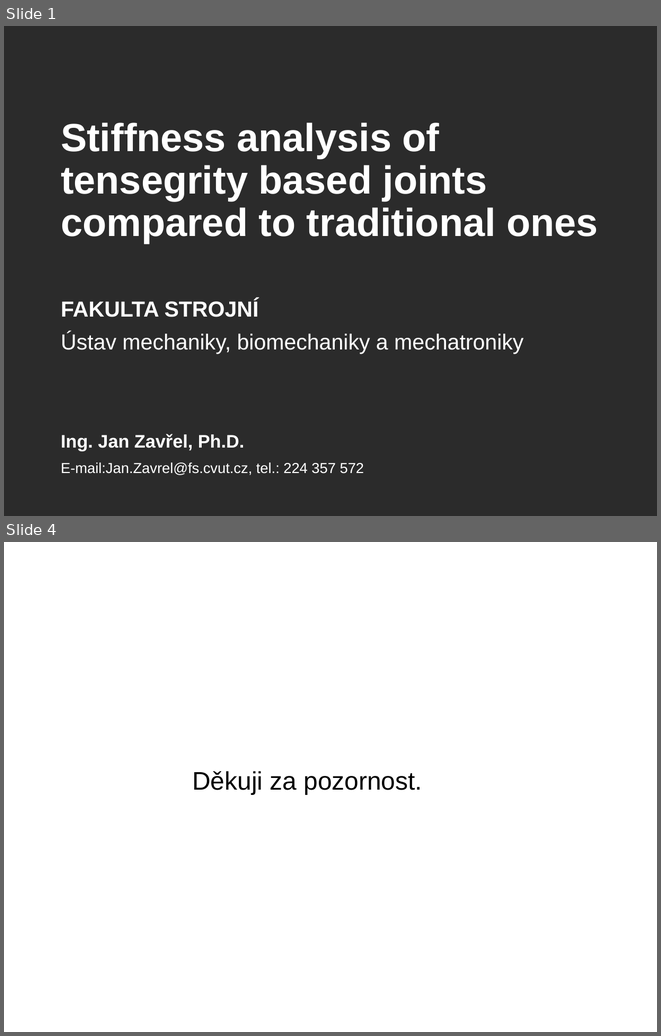
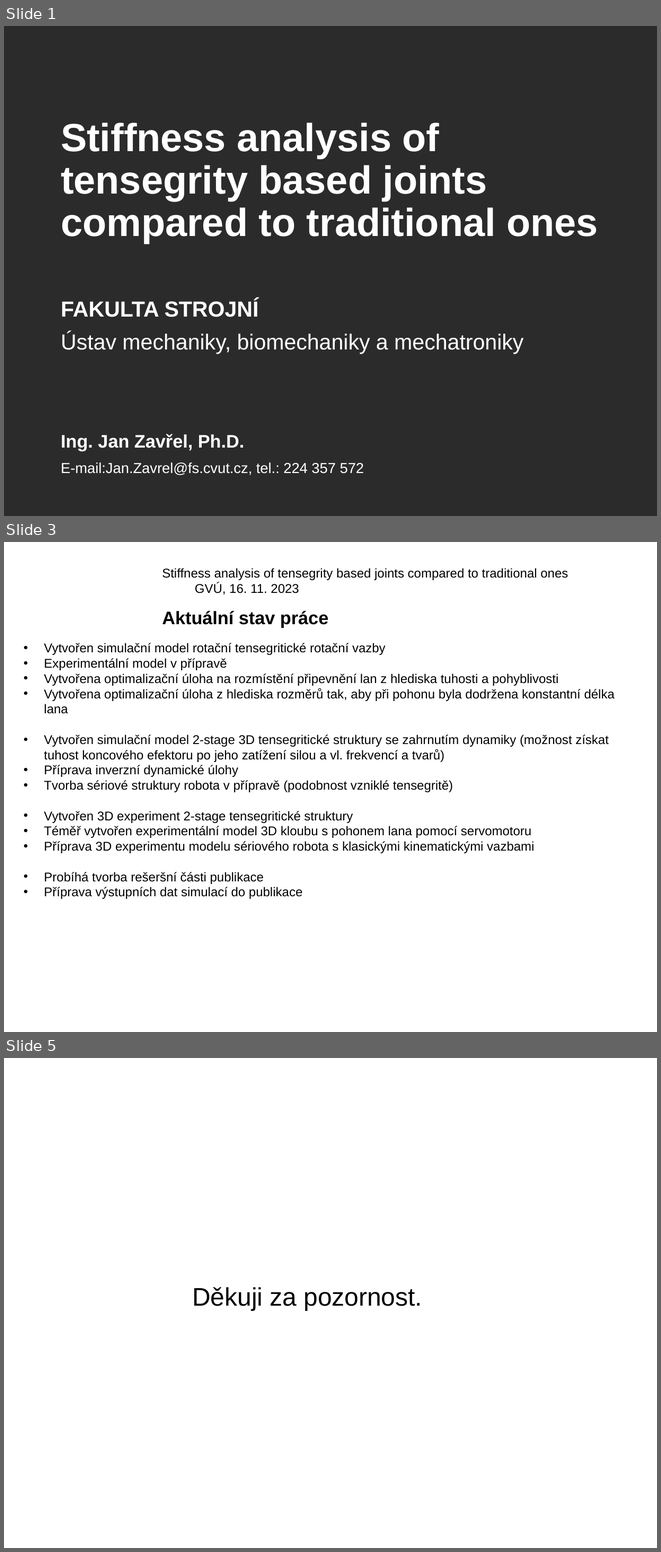
Before and after one commit to janzavrel/Tensegrity_Based_Joionts, a slide deck: _kontroly_GVU/2023_11_16/Zavrel_GVU_2023_11_16.pptx. Shown one above the other, each under a label of ours: slides 1 and 4 before the commit, slides 1, 3 and 5 after it; the slides between them are not shown. The pictures are 661x1036 and 661x1552 pixels, drawn with LibreOffice and Linux fonts; fonts in the diff are those of the drawing; background and template pictures are left out; a plain dark background stands for a picture behind light text. Boxes give left, top, right and bottom in pixels: in the first picture for what was removed or moved away, otherwise in the second. Text is boxed around its words. In the diff, an @@ line names an element or a change of style, - is before the commit and + after.

Commit message:
Top part with pulley modelled

```diff
--- a/_kontroly_GVU/2023_11_16/Zavrel_GVU_2023_11_16.pptx
+++ b/_kontroly_GVU/2023_11_16/Zavrel_GVU_2023_11_16.pptx
@@ slide 3 added at box(4, 542, 657, 1032), background #FFFFFF @@
@@ text added at box(162, 568, 568, 628), 14 pt, text #000000 @@
+Stiffness analysis of tensegrity based joints compared to traditional ones GVÚ, 16. 11. 2023
+Aktuální stav práce
@@ text added at box(44, 643, 615, 899), 14 pt, text #000000 @@
+• Vytvořen simulační model rotační tensegritické rotační vazby
+• Experimentální model v přípravě
+• Vytvořena optimalizační úloha na rozmístění připevnění lan z hlediska tuhosti a pohyblivosti
+• Vytvořena optimalizační úloha z hlediska rozměrů tak, aby při pohonu byla dodržena konstantní délka lana
+• Vytvořen simulační model 2-stage 3D tensegritické struktury se zahrnutím dynamiky (možnost získat tuhost koncového efektoru po jeho zatížení silou a vl. frekvencí a tvarů)
+• Příprava inverzní dynamické úlohy
+• Tvorba sériové struktury robota v přípravě (podobnost vzniklé tensegritě)
+• Vytvořen 3D experiment 2-stage tensegritické struktury
+• Téměř vytvořen experimentální model 3D kloubu s pohonem lana pomocí servomotoru
+• Příprava 3D experimentu modelu sériového robota s klasickými kinematickými vazbami
+• Probíhá tvorba rešeršní části publikace
+• Příprava výstupních dat simulací do publikace
@@ what was slide 4 is now slide 5 @@
```
Also in this commit, not shown: 2 slides changed, 56 other files.
